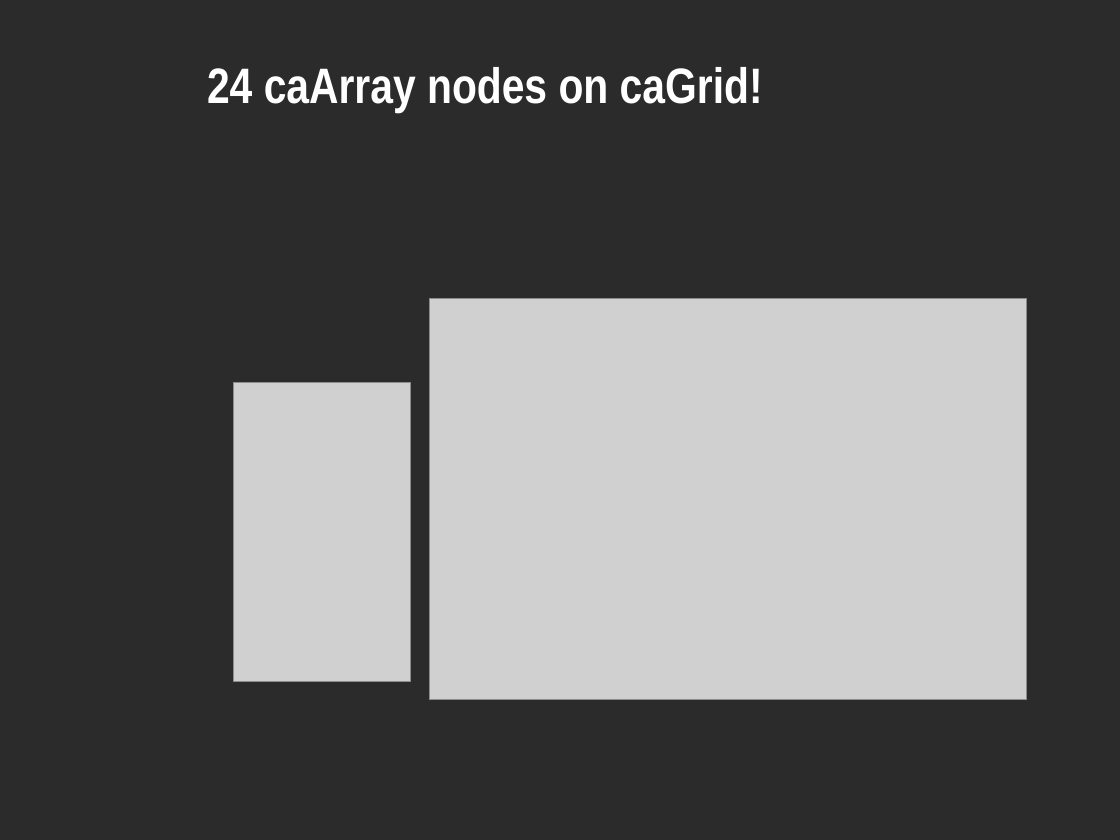
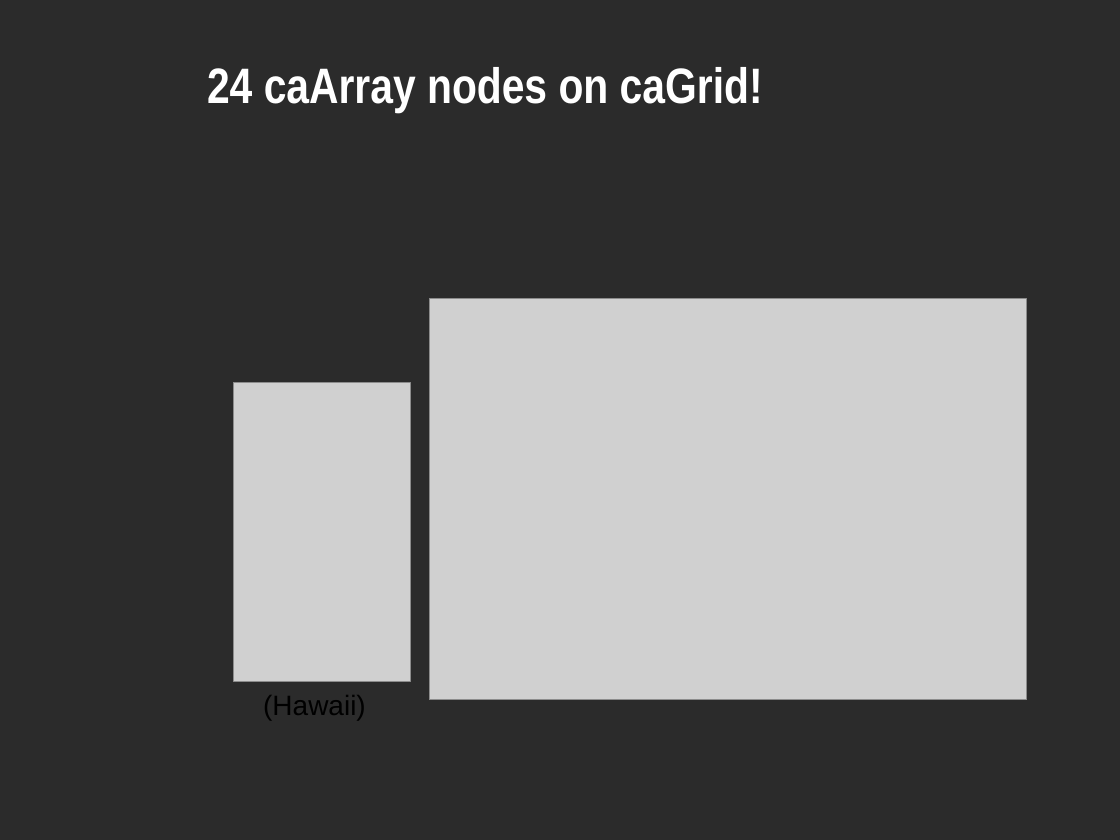
Before and after one commit to NCIP/caarray-docs, a slide deck: slide 3 of project_management/open_meetings/caArray User Community Meeting 2008.10.01.ppt. Drawn at 1120x840 pixels with LibreOffice and Linux fonts; fonts in the diff are those of the drawing; grey boxes stand for pictures; background and template pictures are left out; a plain dark background stands for a picture behind light text. Boxes give left, top, right and bottom in pixels: in the first picture for what was removed or moved away, otherwise in the second. Text is boxed around its words. In the diff, an @@ line names an element or a change of style, - is before the commit and + after.

```diff
--- a/project_management/open_meetings/caArray User Community Meeting 2008.10.01.ppt
+++ b/project_management/open_meetings/caArray User Community Meeting 2008.10.01.ppt
@@ text added at <box>263,695,366,720</box>, 18 pt, text #000000 @@
+(Hawaii)
```
Also in this commit, not shown: 2 other slides changed.
